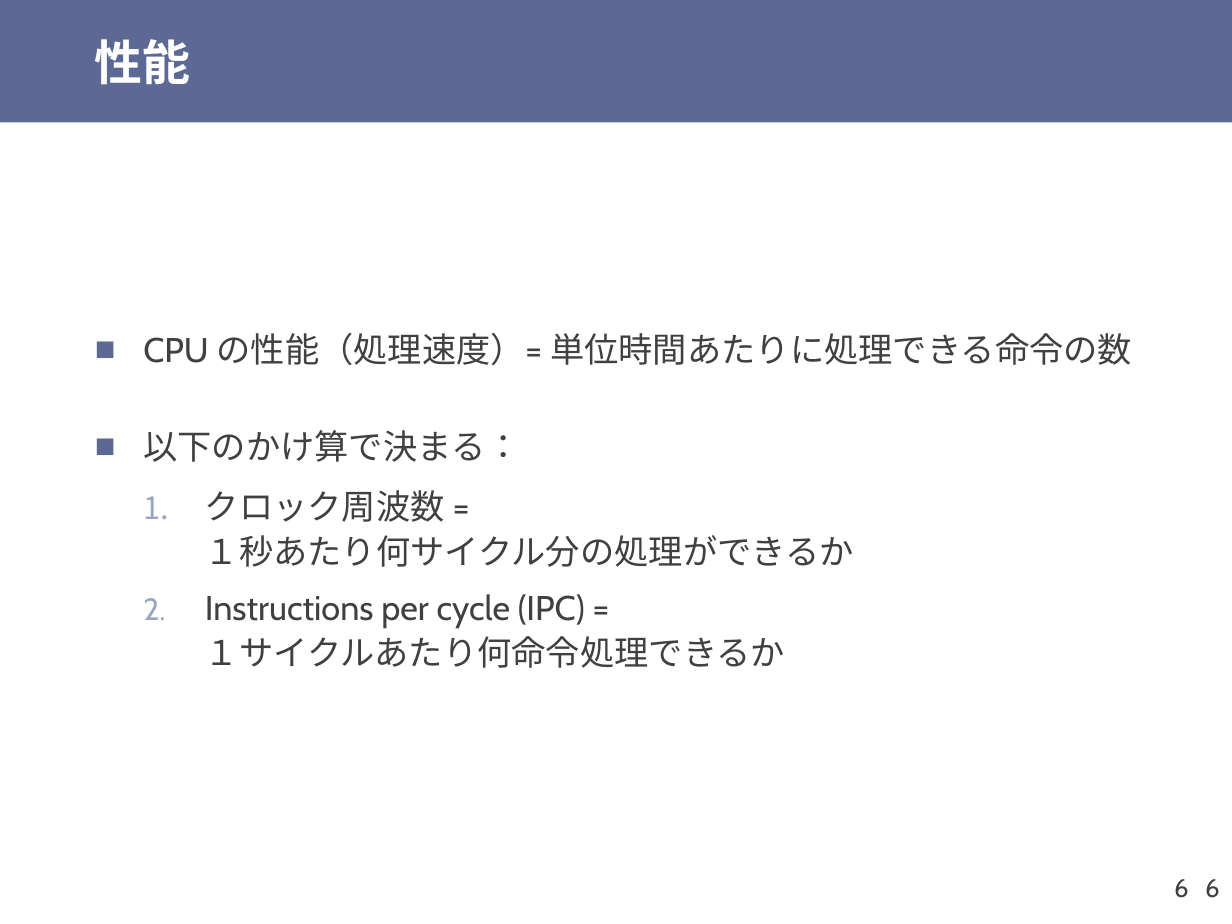
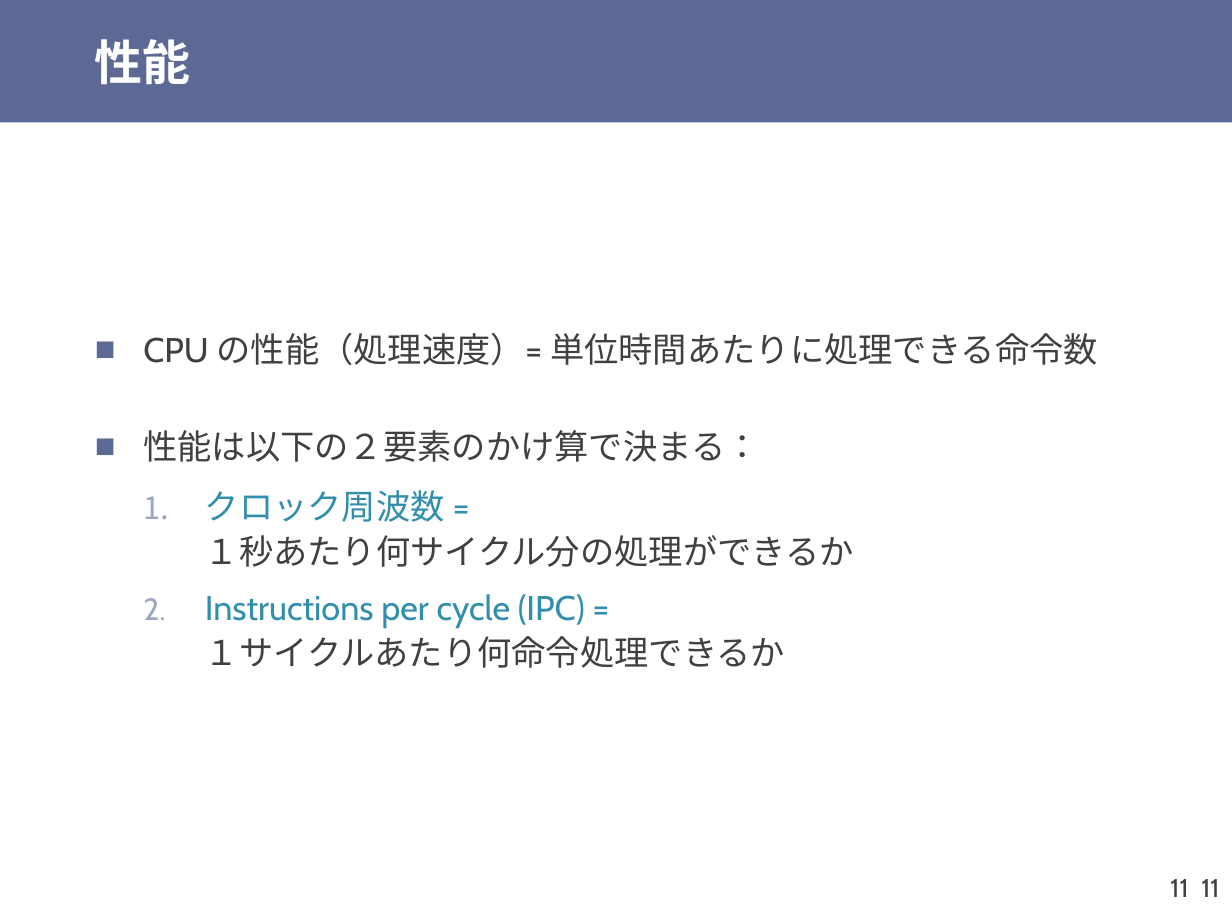
Before and after one commit to shioyadan/otya-computer-architecture-i, a slide deck: slide 11 of cai-shioya-08.pptx (slide 6 before the commit). Drawn at 1232x924 pixels with LibreOffice and Linux fonts; fonts in the diff are those of the drawing. Boxes give left, top, right and bottom in pixels: in the first picture for what was removed or moved away, otherwise in the second. Text is boxed around its words. In the diff, an @@ line names an element or a change of style, - is before the commit and + after.

```diff
--- a/cai-shioya-08.pptx
+++ b/cai-shioya-08.pptx
@@ text at box(143, 333, 1098, 462): text changed @@
-■ CPU の性能（処理速度）= 単位時間あたりに処理できる命令の数
-■ 以下のかけ算で決まる：
+■ CPU の性能（処理速度）= 単位時間あたりに処理できる命令数
+■ 性能は以下の２要素のかけ算で決まる：
@@ text at box(205, 490, 854, 668): text colour #404040 to #328FAC in "クロック周波数 =", "Instructions per cycle (IPC) =" @@
@@ page number at box(1170, 879, 1188, 897): text changed @@
-6
+11
@@ page number at box(1201, 879, 1219, 897): text changed @@
-6
+11
```
Also in this commit, not shown: 11 other slides changed, 69 slides added, 7 slides removed, 2 other files.
